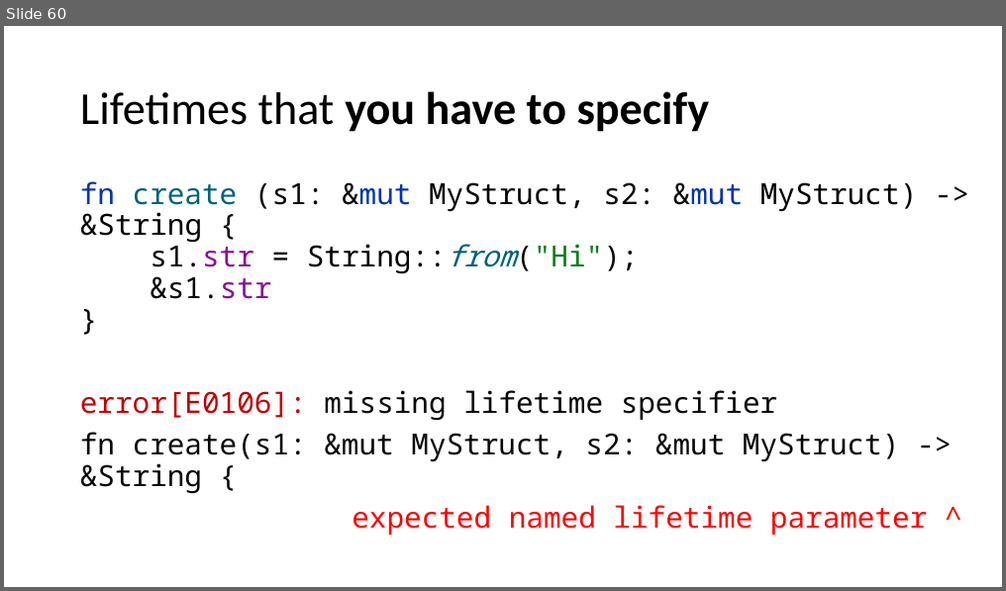
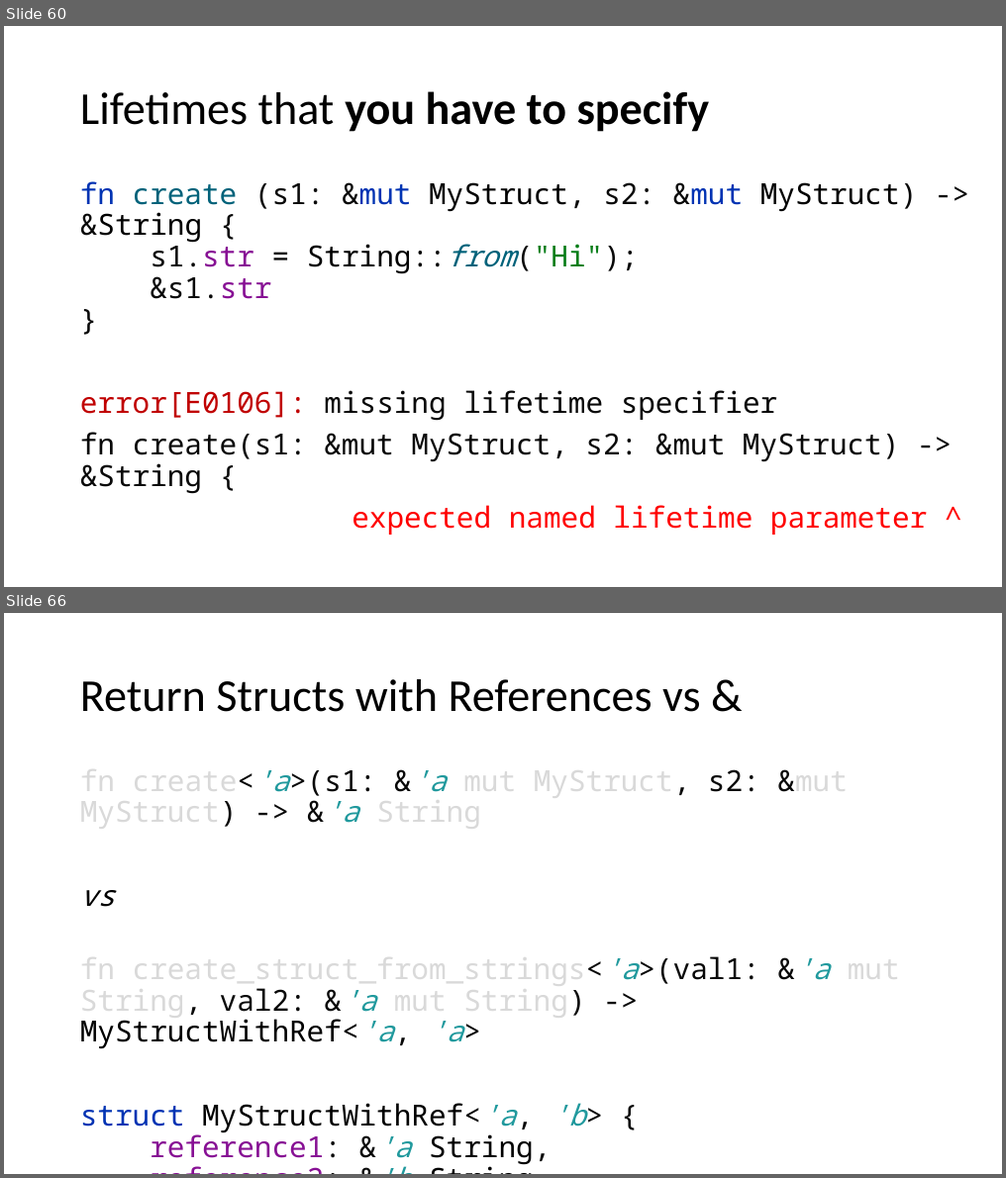
Before and after one commit to kugushev/course-rust-basics, a slide deck: src/02-Ownership/02-Ownership.pptx. Shown one above the other, each under a label of ours: slide 60 before the commit, slides 60 and 66 after it; the slides between them are not shown. The pictures are 1006x591 and 1006x1178 pixels, drawn with LibreOffice and Linux fonts; fonts in the diff are those of the drawing. Boxes give left, top, right and bottom in pixels: in the first picture for what was removed or moved away, otherwise in the second. Text is boxed around its words. In the diff, an @@ line names an element or a change of style, - is before the commit and + after.

```diff
--- a/src/02-Ownership/02-Ownership.pptx
+++ b/src/02-Ownership/02-Ownership.pptx
@@ slide 66 added at (4, 613, 1002, 1174), background #FFFFFF @@
@@ title added at (80, 679, 701, 712), 44 pt, text #000000 @@
+Return Structs with References vs &
@@ text added at (80, 761, 900, 1165), 28 pt, text #D9D9D9 @@
+fn create<'a>(s1: &'a mut MyStruct, s2: &mut MyStruct) -> &'a String
+vs
+fn create_struct_from_strings<'a>(val1: &'a mut String, val2: &'a mut String) -> MyStructWithRef<'a, 'a>
+struct MyStructWithRef<'a, 'b> {
+reference1: &'a String,
+reference2: &'b String,
+}
```
Also in this commit, not shown: 2 slides changed, 5 other slides added, 1 other file.
